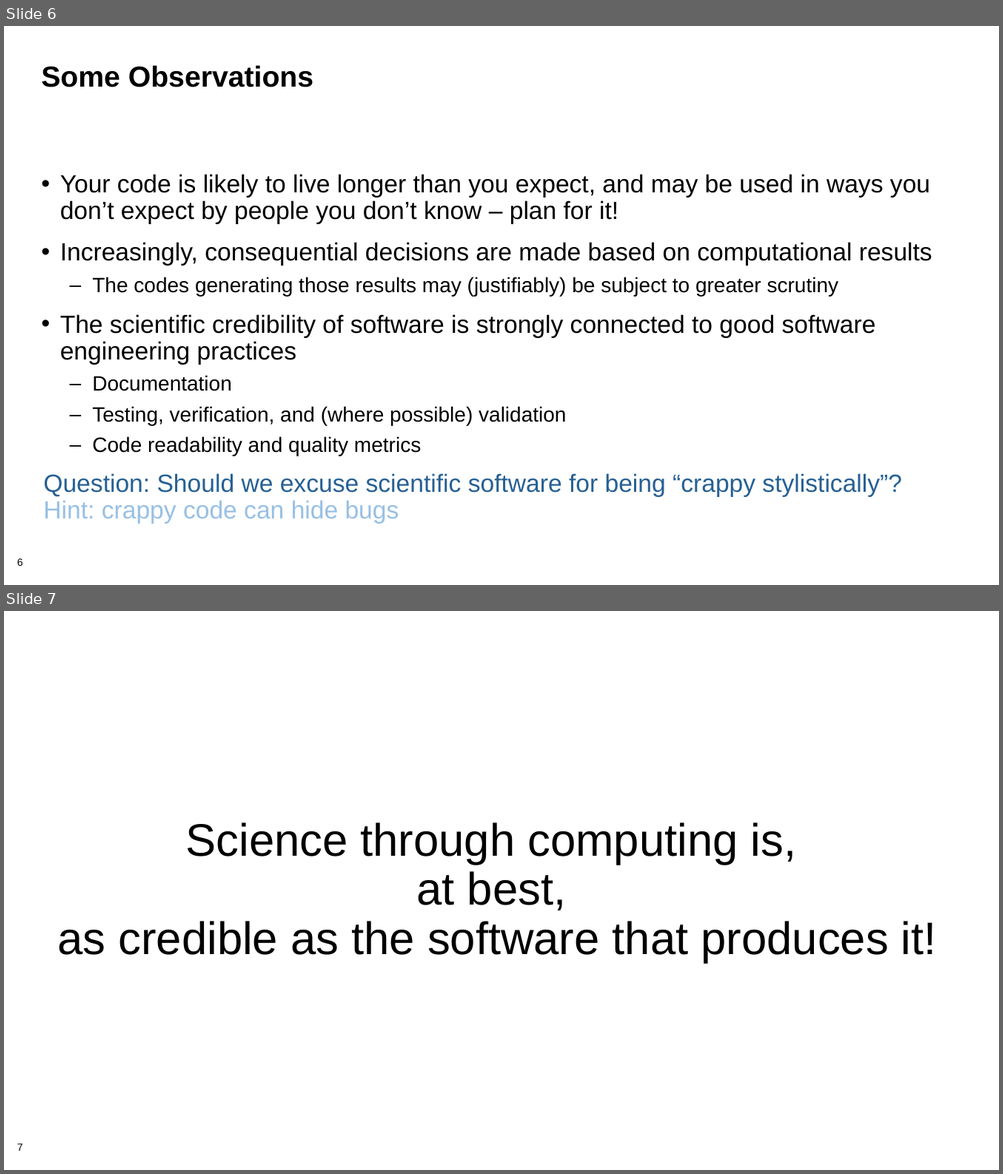
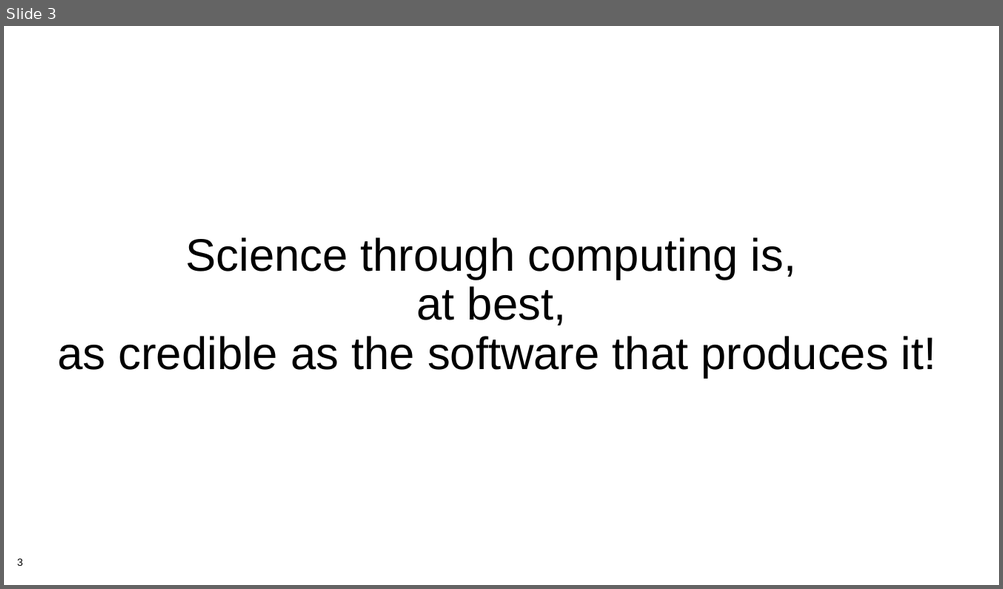
Before and after one commit to bssw-tutorial/presentations, a slide deck: summary.pptx. Shown one above the other, each under a label of ours: slides 6 and 7 before the commit, slide 3 after it. The pictures are 1003x1174 and 1003x589 pixels, drawn with LibreOffice and Linux fonts; fonts in the diff are those of the drawing; background and template pictures are left out. Boxes give left, top, right and bottom in pixels: in the first picture for what was removed or moved away, otherwise in the second. Text is boxed around its words. In the diff, an @@ line names an element or a change of style, - is before the commit and + after.

```diff
--- a/summary.pptx
+++ b/summary.pptx
@@ slide 6 removed at <box>4,26,999,585</box>, background #FFFFFF; not listed: 1 template element that a slide beside it also shows @@
@@ title removed at <box>41,65,313,87</box> @@
-Some Observations
@@ text removed at <box>60,174,932,456</box> @@
-• Your code is likely to live longer than you expect, and may be used in ways you don’t expect by people you don’t know – plan for it!
-• Increasingly, consequential decisions are made based on computational results
-  – The codes generating those results may (justifiably) be subject to greater scrutiny
-• The scientific credibility of software is strongly connected to good software engineering practices
-  – Documentation
-  – Testing, verification, and (where possible) validation
-  – Code readability and quality metrics
@@ text removed at <box>43,474,902,524</box> @@
-Question: Should we excuse scientific software for being “crappy stylistically”?
-Hint: crappy code can hide bugs
@@ what was slide 7 is now slide 3 @@
@@ page number at <box>17,559,23,566</box>: text changed @@
-7
+3
```
Also in this commit, not shown: 4 slides changed, 3 other slides removed.
